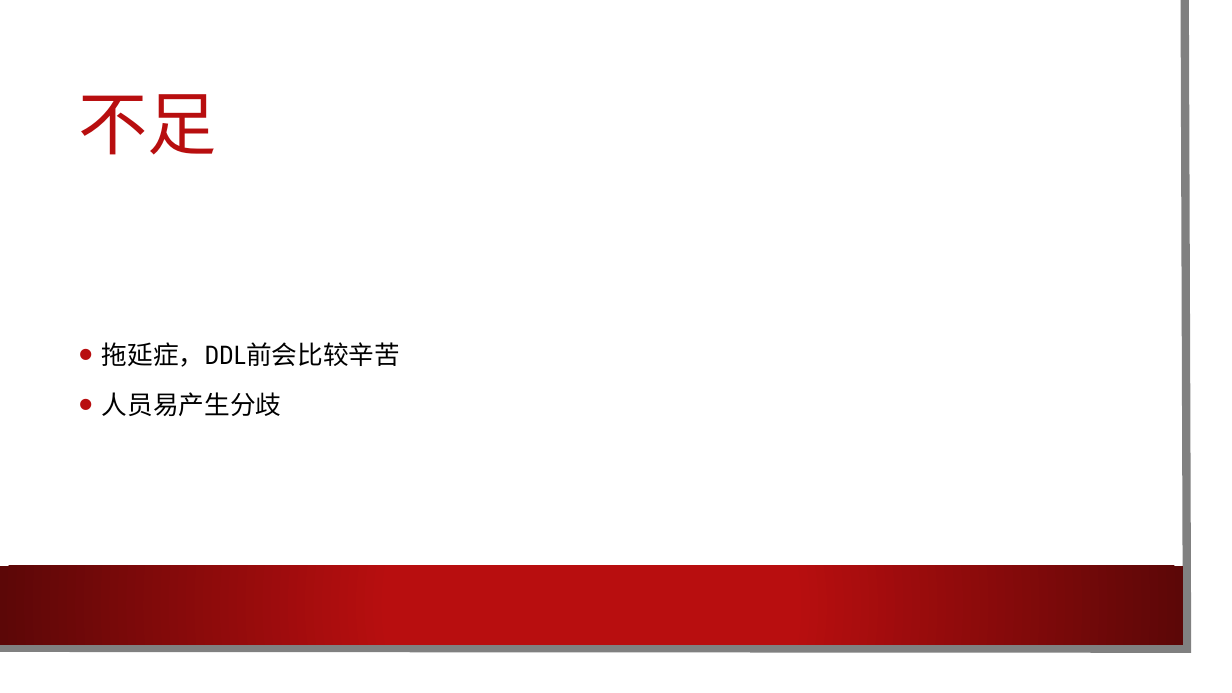
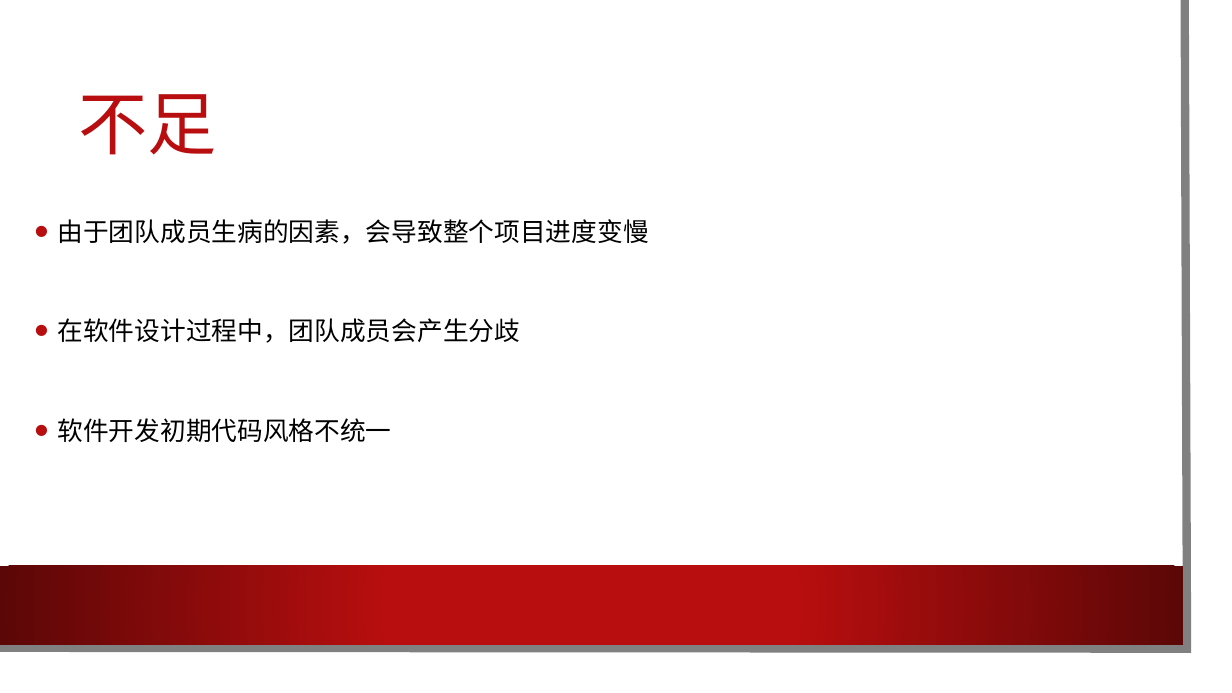
Before and after one commit to cylong1016/Nbalabala, a slide deck: slide 16 of 文档/软工.pptx (slide 8 before the commit). Drawn at 1232x693 pixels with LibreOffice and Linux fonts; fonts in the diff are those of the drawing; background and template pictures are left out. Boxes give left, top, right and bottom in pixels: in the first picture for what was removed or moved away, otherwise in the second. Text is boxed around its words. In the diff, an @@ line names an element or a change of style, - is before the commit and + after.

```diff
--- a/文档/软工.pptx
+++ b/文档/软工.pptx
@@ text at [58, 219, 649, 442]: text changed @@
-• 拖延症，DDL前会比较辛苦
-• 人员易产生分歧
+• 由于团队成员生病的因素，会导致整个项目进度变慢
+• 在软件设计过程中，团队成员会产生分歧
+• 软件开发初期代码风格不统一
```
Also in this commit, not shown: 3 other slides changed, 10 slides added, 1 slide removed.
